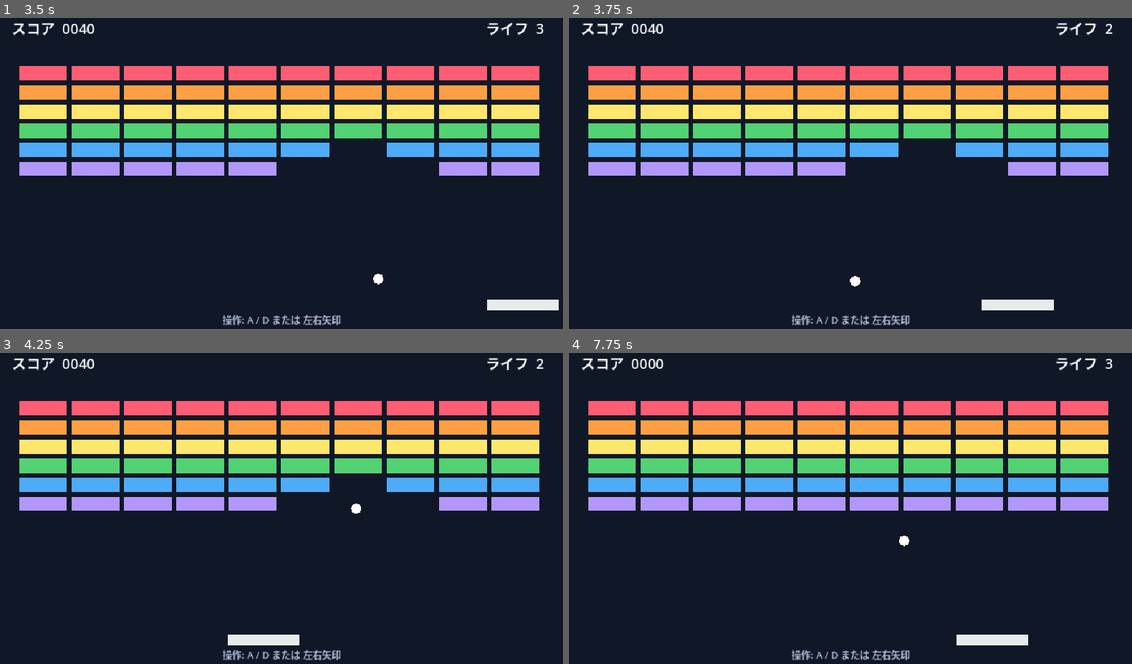
Above: before the commit, frames 1-4 (two rows, left to right).
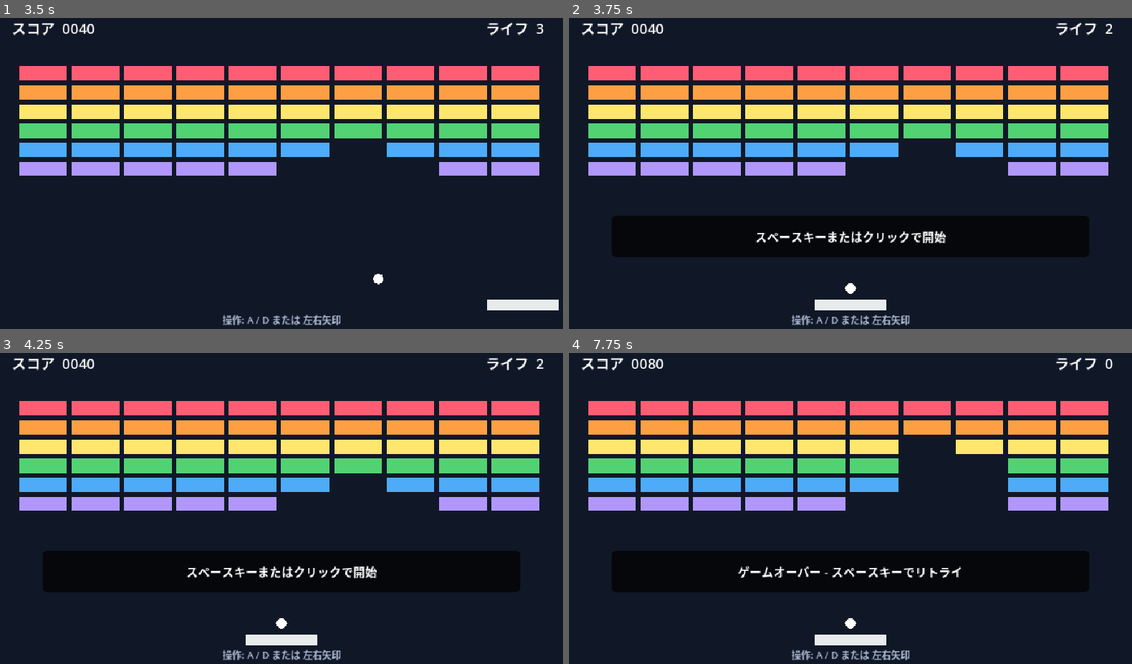
Above: after the commit, the same moments.

Repository: ittokunvim/example-godot
Game: Godot game, scene res://main.tscn
The game is run twice, just before and just after one commit, with the same random seed, the same clock (stepped at 60 frames per second) and the same inputs.
Inputs (mouse positions are in pixels of both pictures, inside the frame that each line leads up to):
- Up to frame 1 (3.5 s): tap Enter (ui_accept) at 0.5, 1.35, 1.52, 1.82, 2.85, 3.02, 3.32 s; move the mouse to (405, 151) at 0.52 s; hold D (move_right) 0.53-1.28 s; hold Enter (ui_accept) 0.53-1.28 s; click (405, 151) at 0.67 s; move the mouse to (168, 182) at 1.27 s; hold A (move_left) 1.28-2.03 s; click (168, 182) at 1.42 s; move the mouse to (337, 95) at 2.02 s; hold Enter (ui_accept) 2.03-2.78 s; hold D (move_right) from 2.03 s (still down); click (337, 95) at 2.17 s; move the mouse to (253, 232) at 2.77 s; click (253, 232) at 2.92 s
- Up to frame 2 (3.75 s): move the mouse to (1025, 217) at 3.52 s; release D (move_right) at 3.53 s; hold A (move_left) from 3.53 s (still down); hold Enter (ui_accept) from 3.53 s (still down); click (1025, 217) at 3.67 s
- Up to frame 3 (4.25 s): keep holding A (move_left); keep holding Enter (ui_accept)
- Up to frame 4 (7.75 s): move the mouse to (675, 455) at 4.27 s; release Enter (ui_accept) at 4.28 s; tap Enter (ui_accept) at 4.35, 4.52, 4.82, 5.85, 6.02, 6.32, 7.35, 7.52 s; click (675, 455) at 4.42 s; move the mouse to (878, 502) at 5.02 s; hold Enter (ui_accept) 5.03-5.78 s; click (878, 502) at 5.17 s; move the mouse to (766, 421) at 5.77 s; release A (move_left) at 5.78 s; hold D (move_right) from 5.78 s (still down); click (766, 421) at 5.92 s; move the mouse to (974, 486) at 6.52 s; hold Enter (ui_accept) 6.53-7.28 s; click (974, 486) at 6.67 s; move the mouse to (737, 517) at 7.27 s; click (737, 517) at 7.42 s

Frame 1 is identical in both runs. In frame 2, 12% of the frame differs, in the area x 7-93%, y 63-95%; in frame 3, 11%; in frame 4, 15%, in the area x 7-97%, y 1-95%.

Commit message:
feat(breakout): Fix game state (#31)
* feat(breakout): fix game state

* Handle game restart on action press

Reset game over state and activate paddle on restart.

Co-authored-by: Copilot Autofix powered by AI <175728472+Copilot@users.noreply.github.com>

* Update game restart condition to include bricks check

Co-authored-by: Copilot Autofix powered by AI <175728472+Copilot@users.noreply.github.com>

* Fix codes

* moved _create_blicks()

---------

Co-authored-by: Copilot Autofix powered by AI <175728472+Copilot@users.noreply.github.com>

Diff:
--- a/breakout/game.gd
+++ b/breakout/game.gd
@@ -20,8 +20,9 @@
 var _score := 0
 var _lives := 3
 var _bricks_remaining := 0
+var _awaiting_launch := true
 var _playing := false
-var _game_won := false
+var _game_over := false
 
 
 func _ready() -> void:
@@ -33,23 +34,31 @@
 func _unhandled_input(event: InputEvent) -> void:
 	if _playing:
 		return
-	if event.is_action_pressed("ui_accept"):
-		_start_or_restart()
-	elif event is InputEventMouseButton and event.pressed and event.button_index == MOUSE_BUTTON_LEFT:
-		_start_or_restart()
+	if _awaiting_launch:
+		if event.is_action_pressed("ui_accept"):
+			_start_or_restart()
+		elif event is InputEventMouseButton and event.pressed and event.button_index == MOUSE_BUTTON_LEFT:
+			_start_or_restart()
+
+	if _game_over:
+		if event.is_action_pressed("ui_accept"):
+			_game_over = false
+			_awaiting_launch = true
+			_create_bricks()
+			paddle.set_active(true)
+			_show_overlay("スペースキーまたはクリックで開始")
 
 
 func _start_or_restart() -> void:
-	if _lives <= 0 or _game_won:
+	if _lives <= 0 or _bricks_remaining == 0:
 		_score = 0
 		_lives = 3
-		_game_won = false
-		_create_bricks()
 
 	paddle.reset()
 	paddle.set_active(true)
 	ball.reset()
 	ball.launch()
+	_awaiting_launch = false
 	_playing = true
 	overlay.hide()
 	_update_hud()
@@ -82,7 +91,7 @@
 	_update_hud()
 	if _bricks_remaining == 0:
 		_playing = false
-		_game_won = true
+		_game_over = true
 		ball.stop()
 		paddle.set_active(false)
 		_show_overlay("すべてのブロックを破壊！ スペースキーで再挑戦")
@@ -92,16 +101,20 @@
 	if body != ball or not _playing:
 		return
 
+	_playing = false
+	_awaiting_launch = true
 	_lives -= 1
 	_update_hud()
 	ball.reset()
+	paddle.reset()
+	paddle.set_active(false)
+	_show_overlay("スペースキーまたはクリックで開始")
 	if _lives <= 0:
-		_playing = false
+		_awaiting_launch = false
+		_game_over = true
 		paddle.set_active(false)
 		_show_overlay("ゲームオーバー - スペースキーでリトライ")
 		return
-
-	ball.launch()
 
 
 func _update_hud() -> void:
